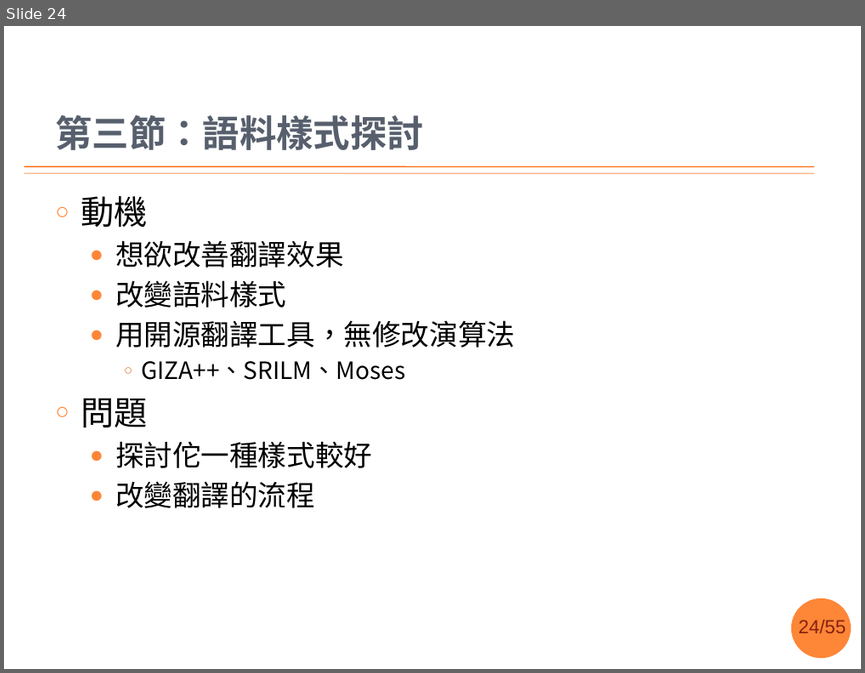
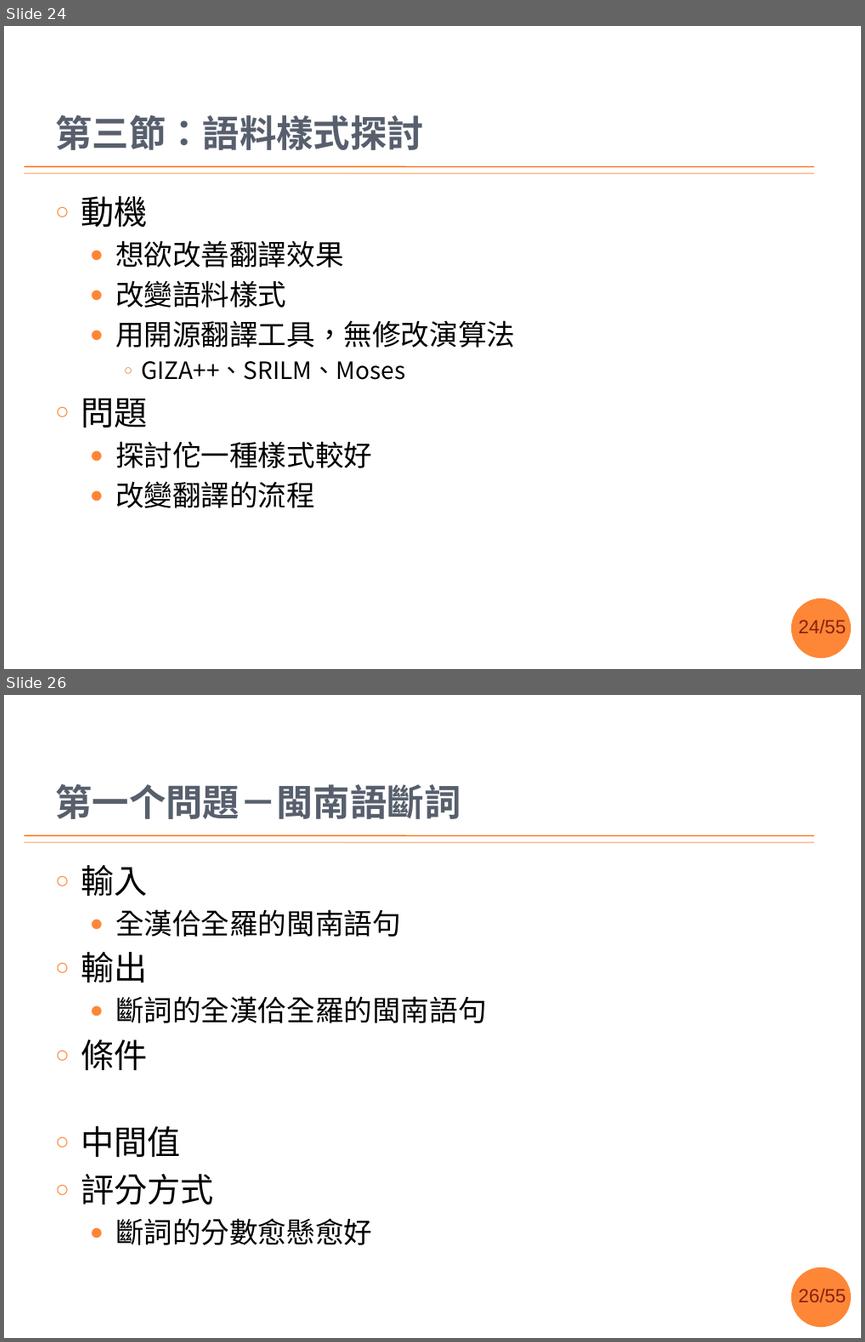
Before and after one commit to sih4sing5hong5/po3-ko3_tau5-iann2-phinn3, a slide deck: 翻譯報告.pptx. Shown one above the other, each under a label of ours: slide 24 before the commit, slides 24 and 26 after it; the slides between them are not shown. The pictures are 865x673 and 865x1342 pixels, drawn with LibreOffice and Linux fonts; fonts in the diff are those of the drawing; background and template pictures are left out. Boxes give left, top, right and bottom in pixels: in the first picture for what was removed or moved away, otherwise in the second. Text is boxed around its words. In the diff, an @@ line names an element or a change of style, - is before the commit and + after.

Commit message:
照張俊盛老師講的，共問題佮方法分出來 丞宏

```diff
--- a/翻譯報告.pptx
+++ b/翻譯報告.pptx
@@ slide 26 added at [4,695,861,1338], background #FFFFFF; not listed: 4 template elements that a slide beside it also shows @@
@@ title added at [55,784,460,819], 31 pt, text #575F6D, bold @@
+第一个問題－閩南語斷詞
@@ text added at [81,865,487,1245], 24 pt, text #000000 @@
+○ 輸入
+  ● 全漢佮全羅的閩南語句
+○ 輸出
+  ● 斷詞的全漢佮全羅的閩南語句
+○ 條件
+○ 中間值
+○ 評分方式
+  ● 斷詞的分數愈懸愈好
```
Also in this commit, not shown: 12 slides changed, 6 other slides added.
